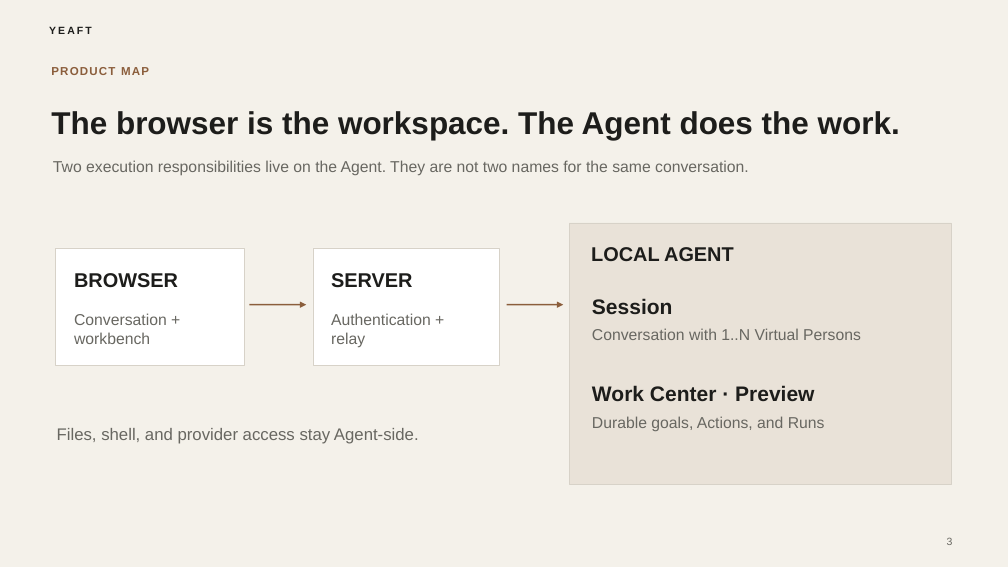
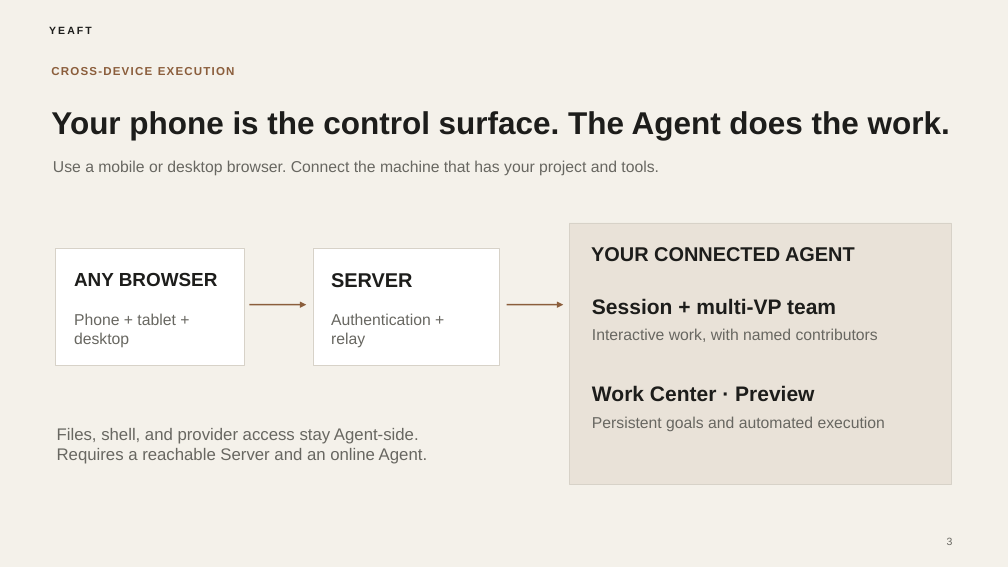
Before and after one commit to yeaft/claude-web-chat, a slide deck: slide 3 of artifacts/showcase/yeaft-editorial-minimal.pptx. Drawn at 1008x567 pixels with LibreOffice and Linux fonts; fonts in the diff are those of the drawing. Boxes give left, top, right and bottom in pixels: in the first picture for what was removed or moved away, otherwise in the second. Text is boxed around its words. In the diff, an @@ line names an element or a change of style, - is before the commit and + after.

Commit message:
docs: lead showcase with cross-device AI teams and task automation

```diff
--- a/artifacts/showcase/yeaft-editorial-minimal.pptx
+++ b/artifacts/showcase/yeaft-editorial-minimal.pptx
@@ text at bbox=[51, 67, 149, 75]: text changed @@
-PRODUCT MAP
+CROSS-DEVICE EXECUTION
@@ text at bbox=[51, 111, 950, 140]: text changed @@
-The browser is the workspace. The Agent does the work.
+Your phone is the control surface. The Agent does the work.
@@ text at bbox=[53, 160, 659, 175]: text changed @@
-Two execution responsibilities live on the Agent. They are not two names for the same conversation.
+Use a mobile or desktop browser. Connect the machine that has your project and tools.
@@ text at bbox=[591, 247, 855, 261]: text changed @@
-LOCAL AGENT
+YOUR CONNECTED AGENT
@@ text at bbox=[74, 272, 218, 286]: text changed; size 19 to 18 pt @@
-BROWSER
+ANY BROWSER
@@ text at bbox=[592, 298, 836, 314]: text changed @@
-Session
+Session + multi-VP team
@@ text at bbox=[74, 313, 175, 347]: text changed @@
-Conversation + workbench
+Phone + tablet + desktop
@@ text at bbox=[592, 328, 878, 342]: text changed @@
-Conversation with 1..N Virtual Persons
+Interactive work, with named contributors
@@ text at bbox=[592, 416, 885, 431]: text changed @@
-Durable goals, Actions, and Runs
+Persistent goals and automated execution
@@ text at bbox=[57, 448, 427, 464]: paragraph added @@
+Requires a reachable Server and an online Agent.
```
Also in this commit, not shown: 7 other slides changed, 4 slides added, 4 slides removed, 12 other files.
